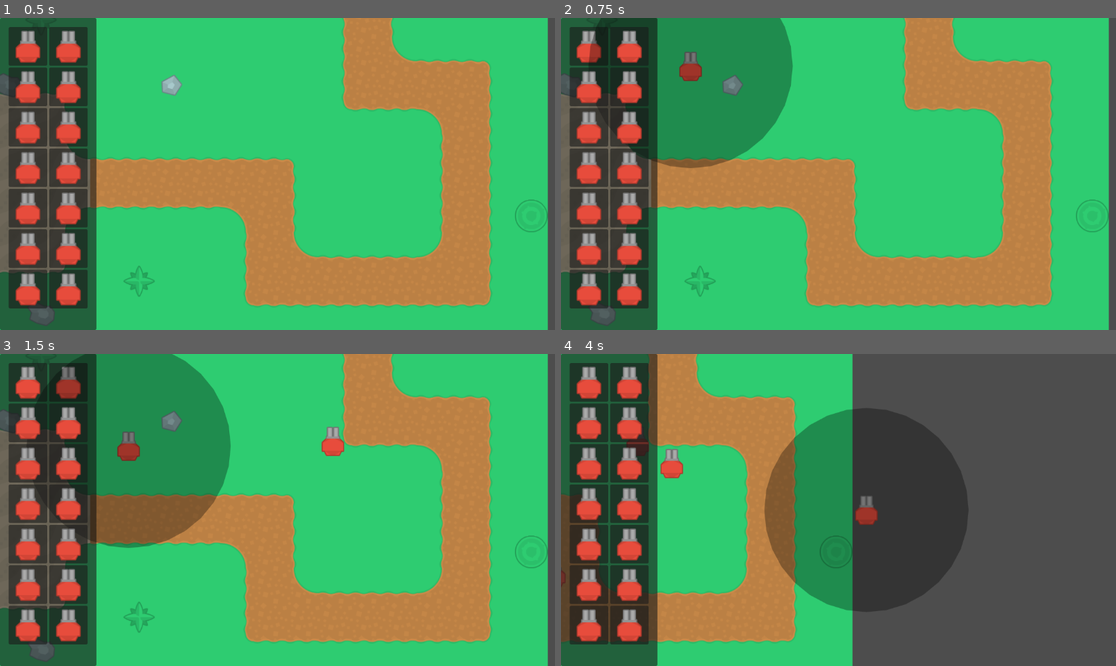
Above: before the commit, frames 1-4 (two rows, left to right).
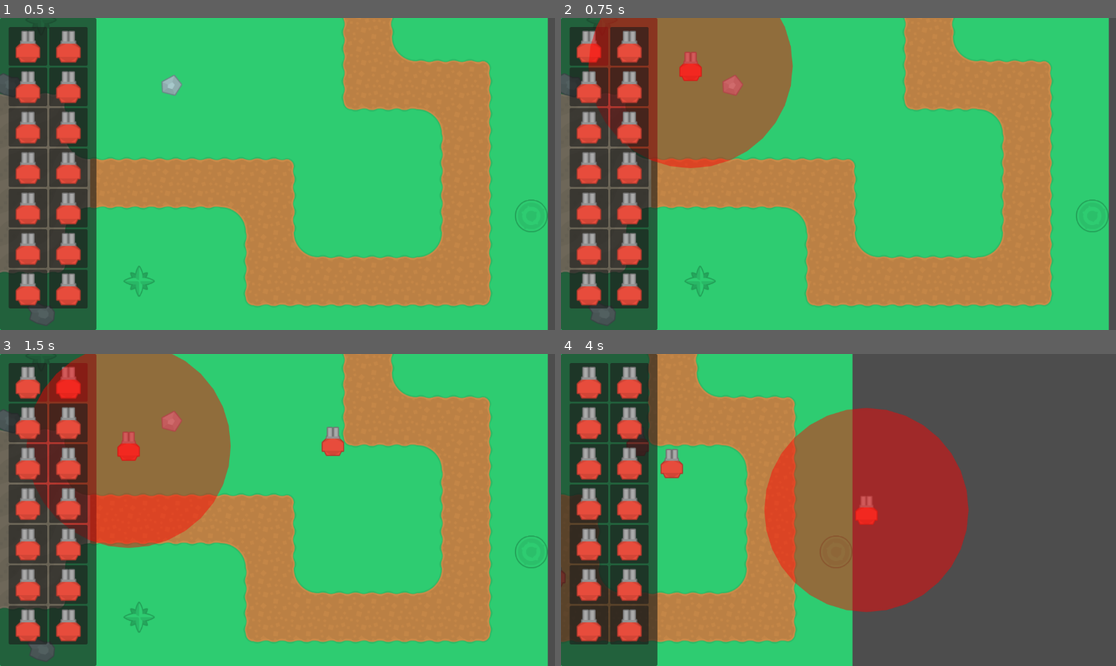
Above: after the commit, the same moments.

Repository: hlalljie/tower-defense-ui
Game: Godot game, scene res://scenes/game.tscn
Two runs of this game, one before a commit and one after it. Both use one fixed random seed, a clock stepped at 60 frames per second and the inputs below.
Inputs (mouse positions are in pixels of both pictures, inside the frame that each line leads up to):
- Up to frame 1 (0.5 s): no input
- Up to frame 2 (0.75 s): tap Enter at 0.5 s; drag from (588, 46) to (894, 105) at 0.52 s
- Up to frame 3 (1.5 s): drag from (66, 382) to (249, 572) at 1.27 s
- Up to frame 4 (4 s): move the mouse to (588, 422) at 2.02 s; hold Right (ui_right) 2.03-2.75 s; click (588, 422) at 2.17 s; drag from (627, 422) to (672, 463) at 2.77 s; drag from (588, 463) to (866, 510) at 3.52 s

Frame 1 is identical in both runs. In frame 2, 14% of the frame differs, in the area x 4-42%, y 0-49%; in frame 3, 17%; in frame 4, 19%, in the area x 36-74%, y 17-83%.

Commit message:
Broken placement bubbles

Diff:
--- a/scenes/tower.tscn
+++ b/scenes/tower.tscn
@@ -3,7 +3,7 @@
 [ext_resource type="Texture2D" uid="uid://c3osu4d52m7ne" path="res://assets/tower2.png" id="1_ymh3s"]
 
 [sub_resource type="StyleBoxFlat" id="StyleBoxFlat_6p34q"]
-bg_color = Color(1, 0, 0, 1)
+bg_color = Color(1, 0, 0, 0.466667)
 corner_radius_top_left = 450
 corner_radius_top_right = 450
 corner_radius_bottom_right = 450
--- a/scripts/tower_panel.gd
+++ b/scripts/tower_panel.gd
@@ -1,7 +1,9 @@
 extends Panel
 
 @onready var tower = preload("res://scenes/tower.tscn")
+@onready var camera = get_tree().get_root().get_node("Game/PlayerCamera") # get camera for movement adjsutment
 
+var currentTile
 
 # Called when the node enters the scene tree for the first time.
 func _ready() -> void:
@@ -28,6 +30,16 @@
 		#print("Left button drag")
 		if get_child_count() > 1:
 			get_child(1).global_position = event.global_position # follow mouse
+
+			var map = get_tree().get_root().get_node("Game/Map/Ground")
+			var tile = map.local_to_map(map.to_local(get_global_mouse_position()))
+			currentTile = map.get_cell_atlas_coords(tile)
+
+			if (currentTile == Vector2i(4, 5)):
+				get_child(1).get_node("Area").modulate = Color(0, 255, 0)
+			else:
+				get_child(1).get_node("Area").modulate = Color(255, 255, 255)
+
 	elif event is InputEventMouseButton and event.button_mask == 0:
 		# Left button up
 		#print("Left button up")
@@ -43,7 +55,6 @@
 		var path = get_tree().get_root().get_node("Game/Towers")
 		path.add_child(tempTower)
 
-		var camera = get_tree().get_root().get_node("Game/PlayerCamera") # get camera for movement adjsutment
 		tempTower.global_position = camera.get_global_mouse_position()
 
 		tempTower.get_node("Area").hide()
